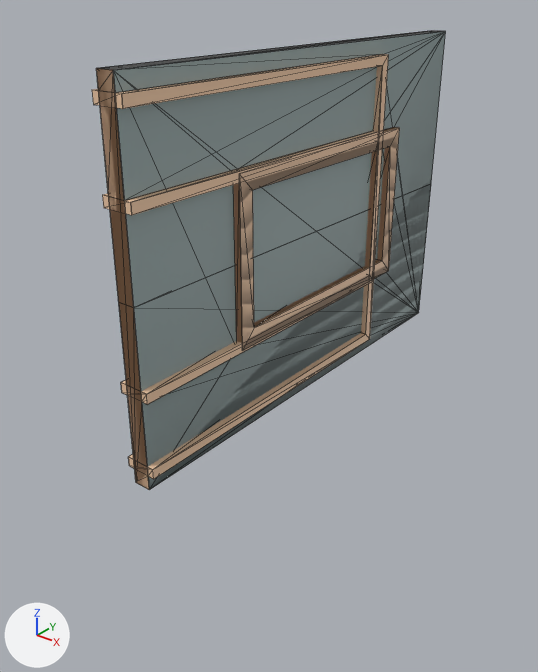
The Blender file Assets/FurnitureKit/Architecture.blend: old version first, new version second.
Before and after are seen from a camera (50 mm lens) standing at (12.1, -9.99, 11.66) and looking at (-0.69, 5.98, 1.75). Arrows for +X, +Y and +Z are at lower left; the lights stay in place. The older version comes first. Mesh edges are drawn as thin lines.

Objects in the first picture: 'wall', 'wallDoorway', 'wallDoorwayWide', 'wallHalf', 'wallWindowSlide'.
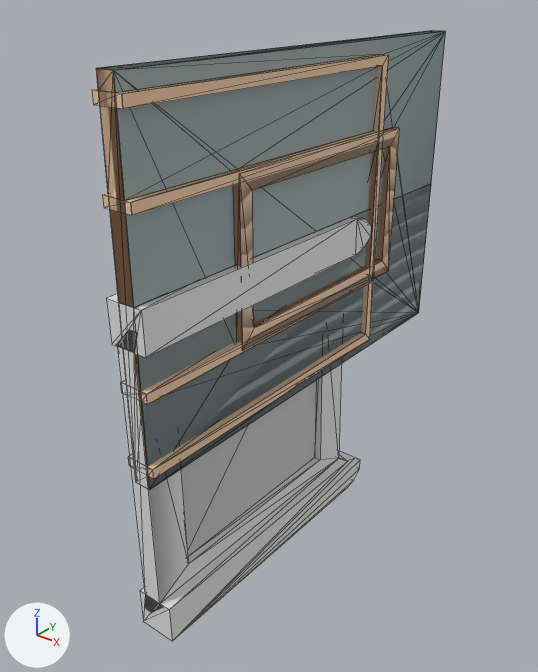
Where the change shows, as pixel boxes [x1, y1, x2, y2] in the pictures (538 x 672 px):
'Prop_Handrail_Stone_01', added
    after: [106, 217, 371, 641]
    faces in mat_grey45 (light grey #e4e4e4): [106, 217, 371, 641]
    faces in mat_grey47 (light grey #c5c5c5): [181, 381, 316, 556]

Edits to the bpy script that builds the scene:
```text
Add mat_grey45:
    mat_grey45 = principled_material('Grey45')
    mat_grey45.base_color = (0.776, 0.776, 0.776)  # light grey #e4e4e4
    mat_grey45.roughness = 0.553
    mat_grey45.specular_ior_level = 1.0
    mat_grey45.specular_tint = (0.33, 0.33, 0.33)  # grey #9b9b9b
Add mat_grey47:
    mat_grey47 = principled_material('Grey47')
    mat_grey47.base_color = (0.557, 0.557, 0.557)  # light grey #c5c5c5
    mat_grey47.roughness = 0.553
    mat_grey47.specular_ior_level = 1.0
    mat_grey47.specular_tint = (0.33, 0.33, 0.33)  # grey #9b9b9b
Add me_mesh:
    me_mesh.from_pydata(...)  # 56 vertices, 108 faces; spans x -0.67..0.67, y 0.0..9.61, z -5.0..5.0
    # faces by material slot: [104, 4]
    me_mesh.materials.append(mat_grey45)  # light grey #e4e4e4
    me_mesh.materials.append(mat_grey47)  # light grey #c5c5c5
Add ob_prop_handrail_stone_01:
    ob_prop_handrail_stone_01 = bpy.data.objects.new('Prop_Handrail_Stone_01', me_mesh)
    ob_prop_handrail_stone_01.location = (0.0, 0.0, 0.0)
```
